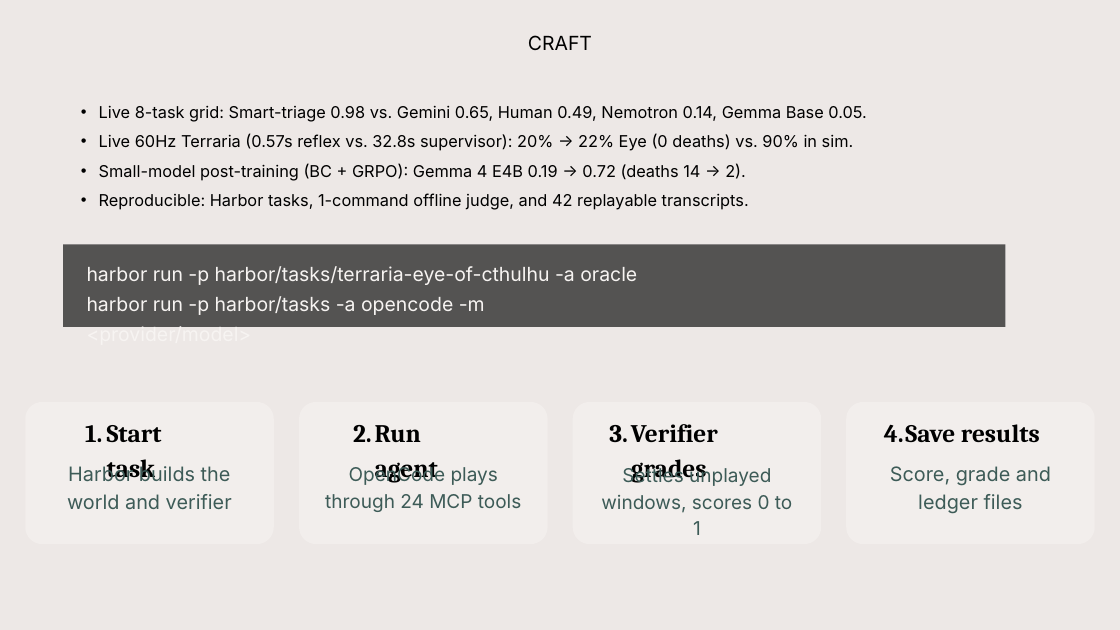
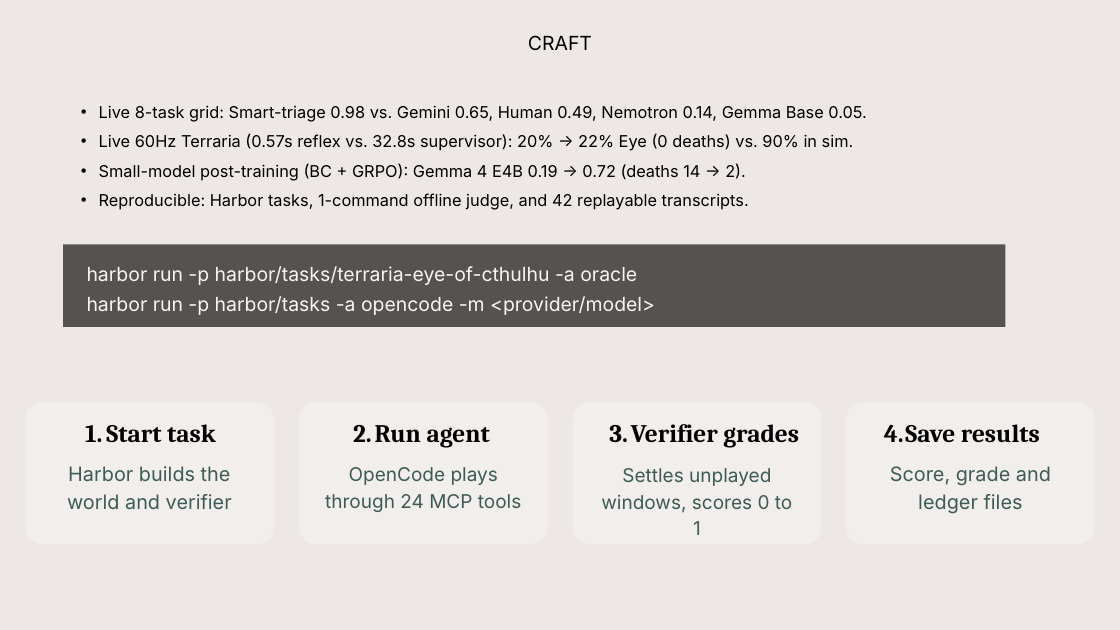
Before and after one commit to mairazaini/TerrariaBench, a slide deck: slide 8 of TerrariaBench.pptx. Drawn at 1120x630 pixels with LibreOffice and Linux fonts; fonts in the diff are those of the drawing; background and template pictures are left out. Boxes give left, top, right and bottom in pixels: in the first picture for what was removed or moved away, otherwise in the second. Text is boxed around its words. In the diff, an @@ line names an element or a change of style, - is before the commit and + after.

```diff
--- a/TerrariaBench.pptx
+++ b/TerrariaBench.pptx
@@ text "harbor run -p harbor/tasks/terraria-eye-of-cthulhu -a ..." rewrapped from [87,266,637,315] to [87,266,655,315] @@
@@ text "Start task" rewrapped from [107,425,162,481] to [106,424,216,443] @@
@@ text "Run agent" rewrapped from [375,425,438,483] to [375,425,490,448] @@
@@ text "Verifier grades" rewrapped from [631,424,718,483] to [631,424,799,448] @@
```
Also in this commit, not shown: 5 other slides changed, 3 other files.
